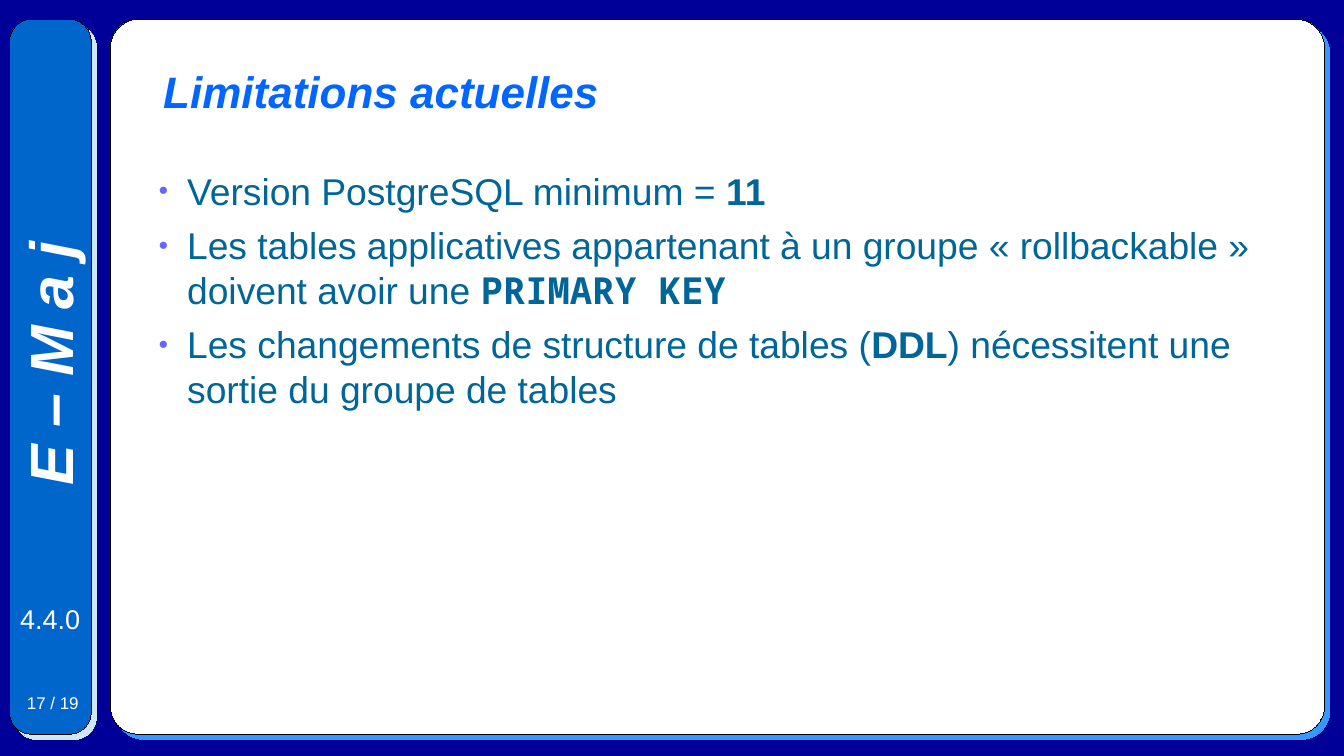
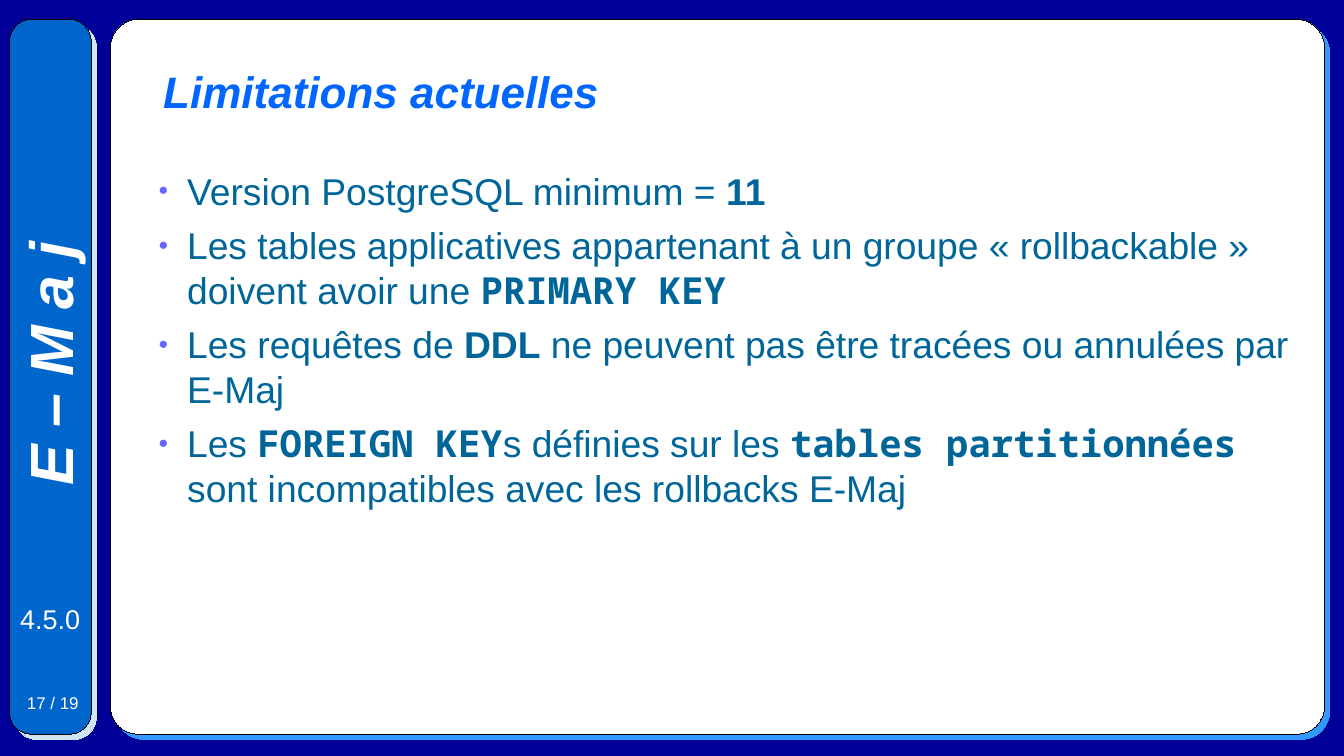
Before and after one commit to beaud76/emaj_doc, a slide deck: slide 17 of Emaj.devel_overview_fr.odp. Drawn at 1344x756 pixels with LibreOffice and Linux fonts; fonts in the diff are those of the drawing. Boxes give left, top, right and bottom in pixels: in the first picture for what was removed or moved away, otherwise in the second. Text is boxed around its words. In the diff, an @@ line names an element or a change of style, - is before the commit and + after.

```diff
--- a/Emaj.devel_overview_fr.odp
+++ b/Emaj.devel_overview_fr.odp
@@ text at (187,330,1289,509): text changed @@
-● Les changements de structure de tables (DDL) nécessitent une sortie du groupe de tables
+● Les requêtes de DDL ne peuvent pas être tracées ou annulées par E-Maj
+● Les FOREIGN KEYs définies sur les tables partitionnées sont incompatibles avec les rollbacks E-Maj
@@ text at (20,610,80,630): text changed @@
-4.4.0
+4.5.0
```
Also in this commit, not shown: 17 other slides changed, 6 other files.
